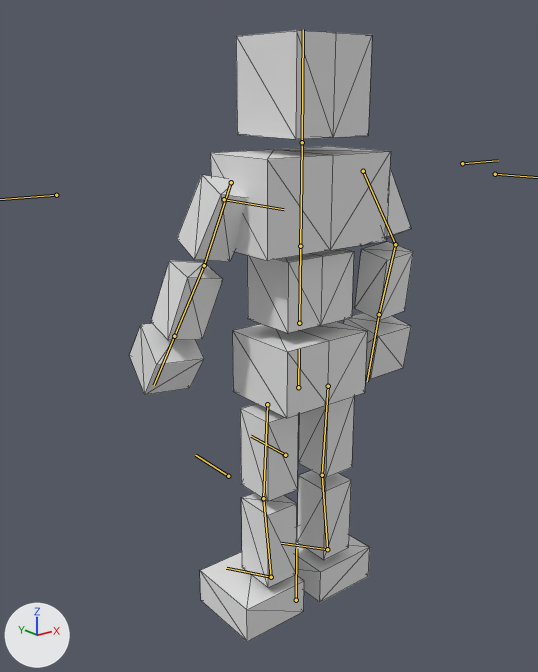
The glTF model BrowserGame/public/models/animateblend3.glb: old version first, new version second.
Rendered twice from a 50 mm lens placed at (-10.99, -12.6, 7.67), pointed at (-0.21, 0.88, 2.28). Lighting does not change. The marker at lower left points along +X, +Y and +Z. Both versions are drawn at frame 9 of the action '03_chest.run'; the numbers are the values there. The bones that bend it are drawn over the model as lines. Mesh edges are drawn as thin lines.

In view in the first picture: '立方体'.
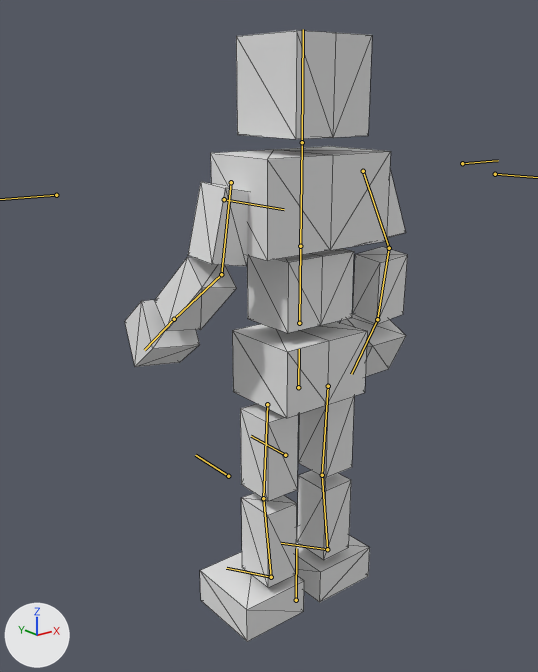
Changed parts and their boxes (x1, y1, x2, y2) in the pictures (538 x 672 px):
```json
{"object": "立方体", "change": "posed", "before": [129, 30, 413, 642], "after": [125, 30, 408, 642]}
{"bone": "upper arm.R", "before": "(231, 182) to (204, 265)", "after": "(231, 182) to (221, 274)"}
{"bone": "forearm.R", "before": "(204, 265) to (174, 336)", "after": "(221, 274) to (174, 319)"}
{"bone": "hand.R", "before": "(174, 336) to (154, 385)", "after": "(174, 319) to (144, 350)"}
{"bone": "upper arm.L", "before": "(363, 171) to (395, 244)", "after": "(363, 171) to (389, 248)"}
{"bone": "forearm.L", "before": "(395, 244) to (379, 314)", "after": "(389, 248) to (377, 319)"}
{"bone": "hand.L", "before": "(379, 314) to (367, 381)", "after": "(377, 319) to (351, 374)"}
```

The change, as JSON lines over the scene's bpy script:
```json
{"block": "bone_upper_arm_r", "where": "bone_upper_arm_r = bpy.data.objects['アーマチュア'].pose.bones['upper arm.R']  # child of 'chest'"}
{"op": "set", "path": "bone_upper_arm_r.rotation_quaternion", "old": "(0.755, -0.142, -0.073, 0.634)", "new": "(0.773, 0.008, 0.023, 0.633)", "note": "degrees (-18, 4, 79) -> degrees (2, 1, 79)"}
{"block": "bone_forearm_r", "where": "bone_forearm_r = bpy.data.objects['アーマチュア'].pose.bones['forearm.R']  # child of 'upper arm.R'"}
{"op": "set", "path": "bone_forearm_r.rotation_quaternion", "old": "(0.994, 0.061, 0.0, -0.001)", "new": "(0.946, -0.324, 0.0, 0.007)", "note": "degrees (7, 0, 0) -> degrees (-38, 0, 1)"}
{"block": "bone_hand_r", "where": "bone_hand_r = bpy.data.objects['アーマチュア'].pose.bones['hand.R']  # child of 'forearm.R'"}
{"op": "set", "path": "bone_hand_r.rotation_quaternion", "old": "(0.98, -0.17, 0.041, 0.086)", "new": "(0.99, -0.104, 0.026, 0.089)", "note": "degrees (-19, 6, 9) -> degrees (-12, 4, 10)"}
{"block": "bone_upper_arm_l", "where": "bone_upper_arm_l = bpy.data.objects['アーマチュア'].pose.bones['upper arm.L']  # child of 'chest'"}
{"op": "set", "path": "bone_upper_arm_l.rotation_quaternion", "old": "(0.723, 0.138, -0.236, -0.634)", "new": "(0.727, 0.108, -0.19, -0.65)", "note": "degrees (30, -10, -85) -> degrees (24, -8, -85)"}
{"block": "bone_forearm_l", "where": "bone_forearm_l = bpy.data.objects['アーマチュア'].pose.bones['forearm.L']  # child of 'upper arm.L'"}
{"op": "set", "path": "bone_forearm_l.rotation_quaternion", "old": "(0.957, -0.29, 0.0, -0.006)", "new": "(0.98, -0.2, 0.0, -0.004)", "note": "degrees (-34, 0, -1) -> degrees (-23, 0, 0)"}
{"block": "bone_hand_l", "where": "bone_hand_l = bpy.data.objects['アーマチュア'].pose.bones['hand.L']  # child of 'forearm.L'"}
{"op": "set", "path": "bone_hand_l.rotation_quaternion", "old": "(1.0, -0.006, 0.019, -0.023)", "new": "(0.981, -0.19, 0.011, -0.026)", "note": "degrees (-1, 2, -3) -> degrees (-22, 1, -3)"}
```
